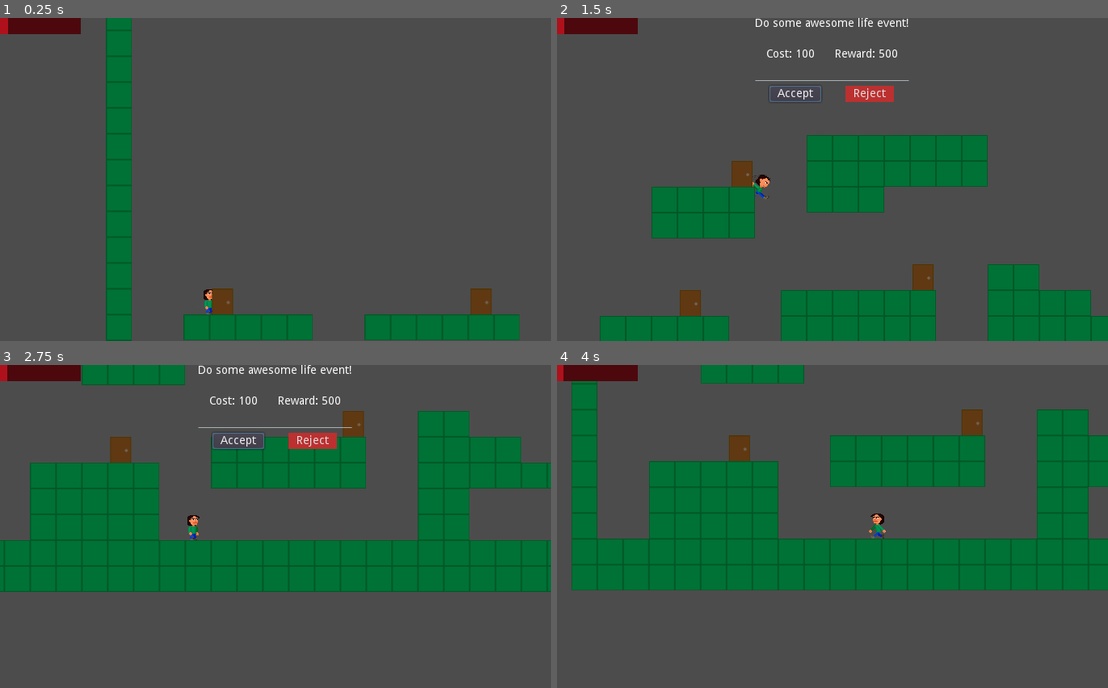
Above: before the commit, frames 1-4 (two rows, left to right).
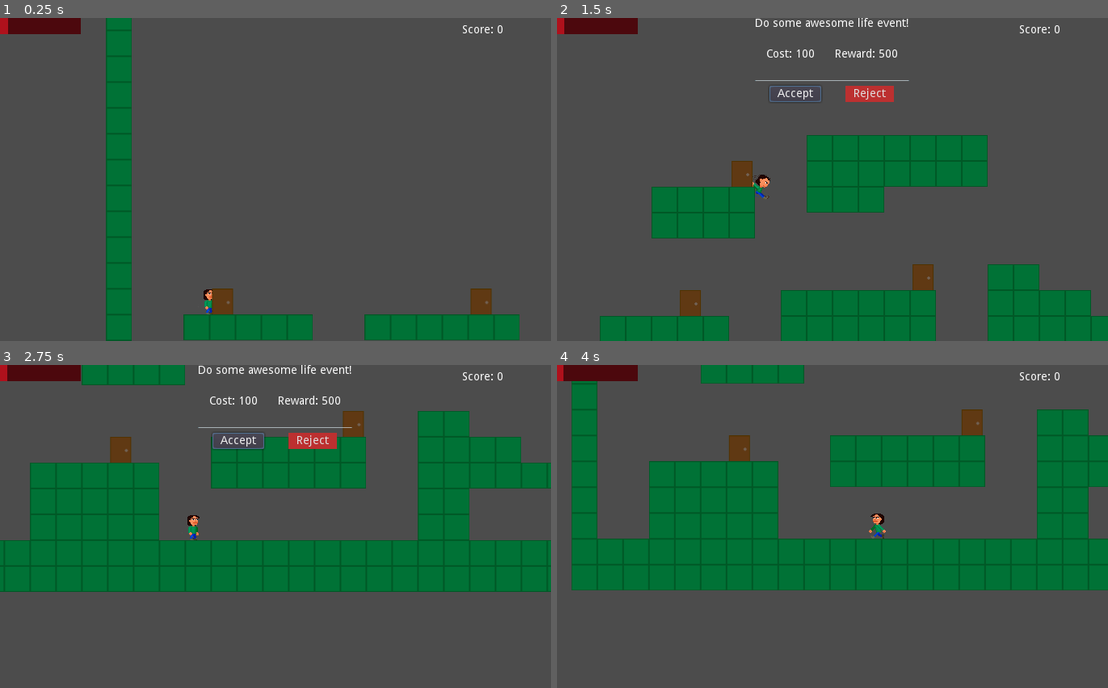
Above: after the commit, the same moments.

Repository: Jantho1990/ld44-janus
Game: Godot game, scene res://screens/MainGame.tscn
Two runs of this game, one before a commit and one after it. Both use one fixed random seed, a clock stepped at 60 frames per second and the inputs below.
Inputs:
- Up to frame 1 (0.25 s): no input
- Up to frame 2 (1.5 s): tap Enter (ui_accept) at 0.5, 0.77 s; hold Right (ui_right) 0.53-1.25 s; tap E (interact) at 0.6 s; click "Accept" at 1.25 s
- Up to frame 3 (2.75 s): click "Accept" at 2 s
- Up to frame 4 (4 s): hold Right (ui_right) 2.78-3.53 s; tap E (interact) at 2.85, 3.6 s; tap Enter (ui_accept) at 3.02 s; hold Left (ui_left) from 3.53 s (still down)

The runs differ from the first frame. In frame 1, less than 0.1% of the frame differs, in the area x 84-92%, y 2-5%; in frame 2, less than 0.1%; in frame 3, less than 0.1%; in frame 4, less than 0.1%.

Commit message:
added a score bar

Diff:
--- a/project.godot
+++ b/project.godot
@@ -56,6 +56,7 @@
 helpers="*res://scripts/helpers.gd"
 EventBus="*res://scripts/EventBus.gd"
 Sound="*res://scripts/Sound.gd"
+Score="*res://scripts/Score.gd"
 
 [display]
 
--- a/screens/MainGame.tscn
+++ b/screens/MainGame.tscn
@@ -1,11 +1,12 @@
-[gd_scene load_steps=7 format=2]
+[gd_scene load_steps=8 format=2]
 
 [ext_resource path="res://screens/MainGame.gd" type="Script" id=1]
 [ext_resource path="res://ui/LifeBar.tscn" type="PackedScene" id=2]
-[ext_resource path="res://systems/life_events/LifeEventsHandler.tscn" type="PackedScene" id=3]
-[ext_resource path="res://maps/WorldMap.gd" type="Script" id=4]
-[ext_resource path="res://entities/player/Player.tscn" type="PackedScene" id=5]
-[ext_resource path="res://scripts/PassageOfTime.gd" type="Script" id=6]
+[ext_resource path="res://ui/Score.tscn" type="PackedScene" id=3]
+[ext_resource path="res://systems/life_events/LifeEventsHandler.tscn" type="PackedScene" id=4]
+[ext_resource path="res://maps/WorldMap.gd" type="Script" id=5]
+[ext_resource path="res://entities/player/Player.tscn" type="PackedScene" id=6]
+[ext_resource path="res://scripts/PassageOfTime.gd" type="Script" id=7]
 
 [node name="MainGame" type="Node"]
 script = ExtResource( 1 )
@@ -14,17 +15,25 @@
 
 [node name="LifeBar" parent="InterfaceLayer" instance=ExtResource( 2 )]
 
-[node name="LifeEventsHandler" parent="InterfaceLayer" instance=ExtResource( 3 )]
+[node name="Score" parent="InterfaceLayer" instance=ExtResource( 3 )]
+anchor_left = 1.0
+anchor_bottom = 0.0
+margin_left = -110.0
+margin_top = 8.0
+margin_right = -10.0
+margin_bottom = 22.0
+
+[node name="LifeEventsHandler" parent="InterfaceLayer" instance=ExtResource( 4 )]
 
 [node name="WorldMap" type="Node" parent="."]
-script = ExtResource( 4 )
+script = ExtResource( 5 )
 maps = [ "res://maps/test/TestMap1.tscn", "res://maps/test/TestMap2.tscn" ]
 
-[node name="Player" parent="WorldMap" instance=ExtResource( 5 )]
+[node name="Player" parent="WorldMap" instance=ExtResource( 6 )]
 
 [node name="PassageOfTime" type="Timer" parent="."]
 wait_time = 1.5
 autostart = true
-script = ExtResource( 6 )
+script = ExtResource( 7 )
 
 [connection signal="timeout" from="PassageOfTime" to="PassageOfTime" method="_on_PassageOfTime_timeout"]
--- /dev/null
+++ b/scripts/Score.gd
@@ -0,0 +1,27 @@
+extends Node
+
+var points = 0
+
+func add(value):
+	points += value
+	EventBus.dispatch("score_updated", { "value": value, "points": points })
+
+func subtract(value):
+	points -= value
+	EventBus.dispatch("score_updated", { "value": value, "points": points })
+
+func multiply(value):
+	points *= value
+	EventBus.dispatch("score_updated", { "value": value, "points": points })
+
+func divide(value):
+	points /= value
+	EventBus.dispatch("score_updated", { "value": value, "points": points })
+
+func set_points(value):
+	points = value
+	EventBus.dispatch("score_set", { "value": value })
+
+func reset():
+	points = 0
+	EventBus.dispatch("score_reset")
--- a/systems/life_events/LifeEvent.tscn
+++ b/systems/life_events/LifeEvent.tscn
@@ -29,13 +29,12 @@
 
 [node name="CenterContainer" type="CenterContainer" parent="MarginContainer"]
 margin_right = 682.0
-margin_bottom = 121.0
+margin_bottom = 104.0
 
 [node name="VBoxContainer" type="VBoxContainer" parent="MarginContainer/CenterContainer"]
 margin_left = 245.0
-margin_top = 8.0
 margin_right = 437.0
-margin_bottom = 112.0
+margin_bottom = 104.0
 
 [node name="TextValue" type="Label" parent="MarginContainer/CenterContainer/VBoxContainer"]
 margin_right = 192.0
--- /dev/null
+++ b/ui/Score.tscn
@@ -0,0 +1,22 @@
+[gd_scene format=2]
+
+[node name="Score" type="HBoxContainer"]
+anchor_right = 1.0
+anchor_bottom = 1.0
+margin_right = -582.0
+margin_bottom = -380.0
+size_flags_horizontal = 0
+size_flags_vertical = 0
+
+[node name="PointsLabel" type="Label" parent="."]
+margin_top = 3.0
+margin_right = 39.0
+margin_bottom = 17.0
+text = "Score:"
+
+[node name="PointsValue" type="Label" parent="."]
+margin_left = 43.0
+margin_top = 3.0
+margin_right = 51.0
+margin_bottom = 17.0
+text = "0"
